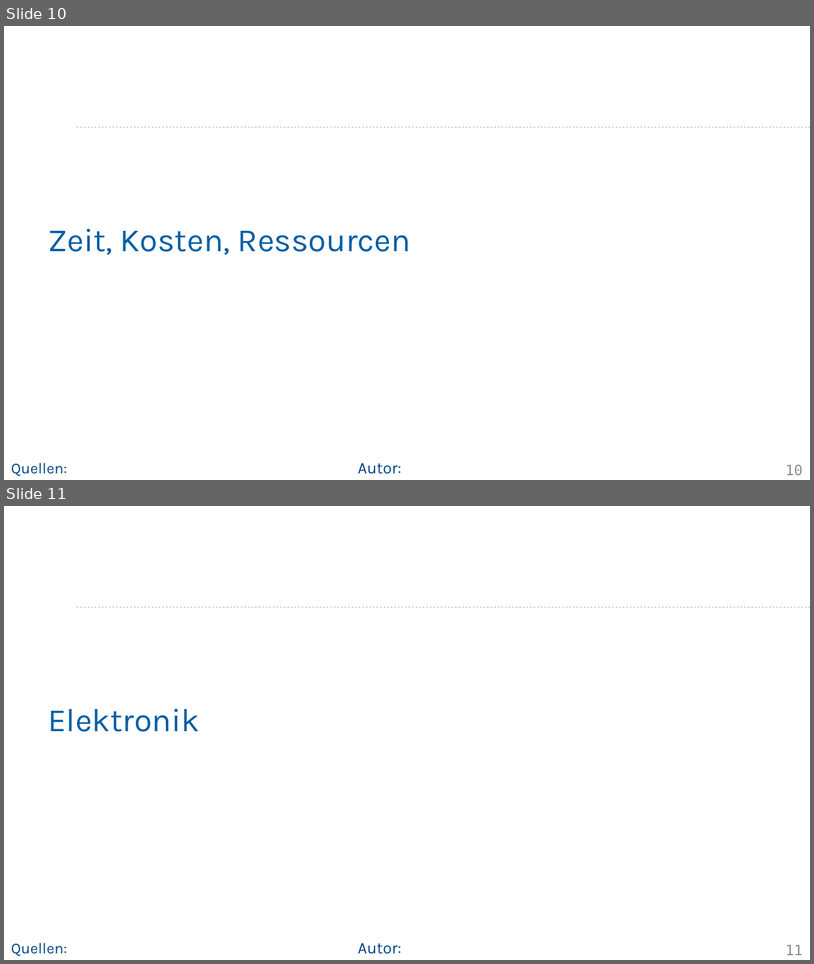
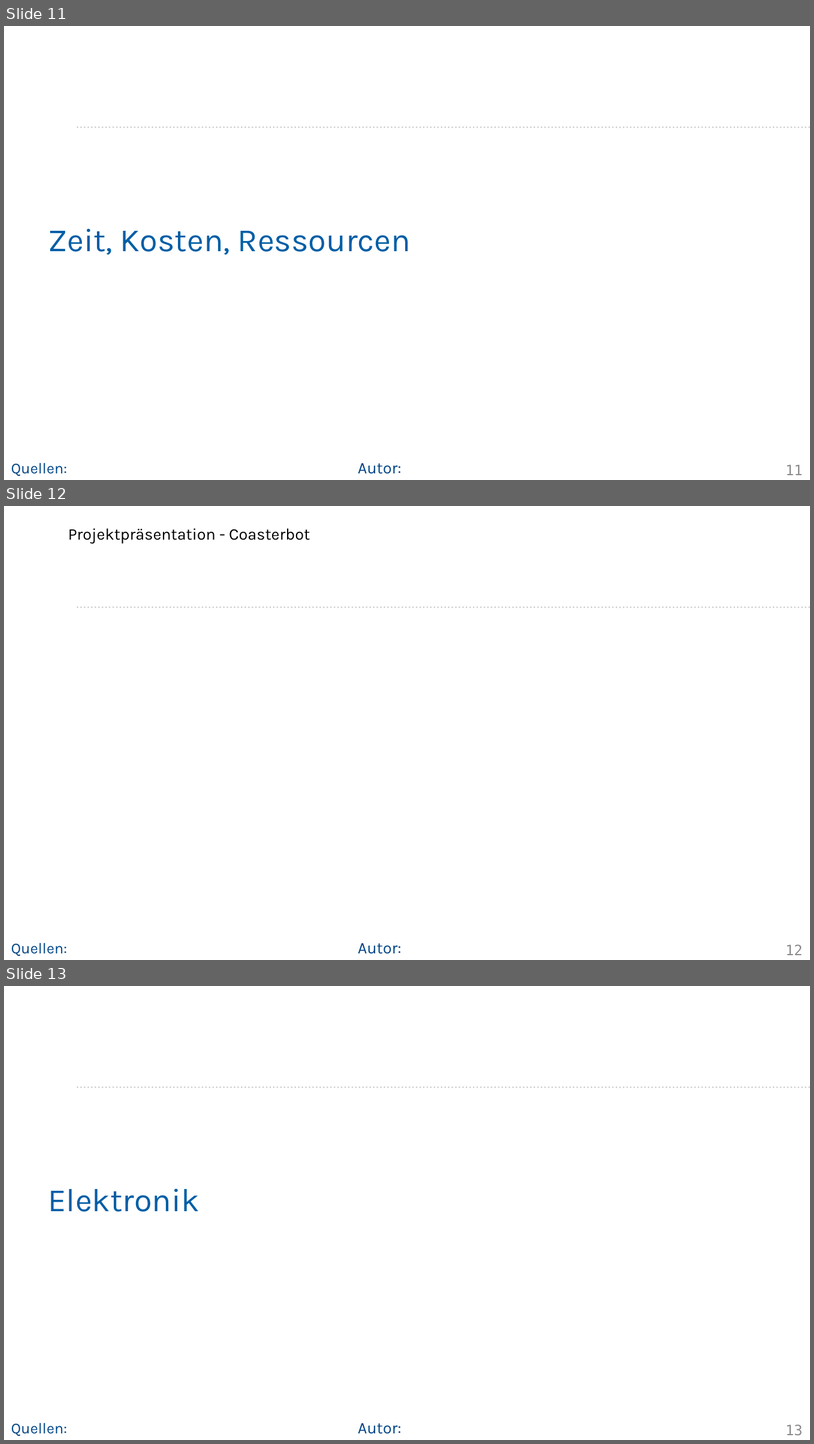
Before and after one commit to Project-CoasterBot/coasterbot, a slide deck: M6_Projekträsentation/gs_Projektpräsentation_Coasterbot.odp. Shown one above the other, each under a label of ours: slides 10 and 11 before the commit, slides 11, 12 and 13 after it. The pictures are 814x964 and 814x1444 pixels, drawn with LibreOffice and Linux fonts; fonts in the diff are those of the drawing; background and template pictures are left out. Boxes give left, top, right and bottom in pixels: in the first picture for what was removed or moved away, otherwise in the second. Text is boxed around its words. In the diff, an @@ line names an element or a change of style, - is before the commit and + after.

```diff
--- a/M6_Projekträsentation/gs_Projektpräsentation_Coasterbot.odp
+++ b/M6_Projekträsentation/gs_Projektpräsentation_Coasterbot.odp
@@ slide 12 added at [4, 506, 810, 960], background #FFFFFF; not listed: 1 template element that a slide beside it also shows @@
@@ text added at [68, 528, 310, 544], 16 pt, text #000000 @@
+Projektpräsentation - Coasterbot
@@ text added at [11, 942, 67, 956], 15 pt, text #004586 @@
+Quellen:
@@ text added at [358, 943, 402, 954], 16 pt, text #004586 @@
+Autor:
@@ page number added at [786, 944, 803, 955], 14 pt, text #8C8C8C @@
+12
@@ what was slide 10 is now slide 11 @@
@@ page number at [786, 465, 803, 475]: text changed @@
-10
+11
@@ what was slide 11 is now slide 13 @@
@@ page number at [786, 1424, 803, 1435]: text changed @@
-11
+13
```
Also in this commit, not shown: 1 slide changed, 1 other slide added.
